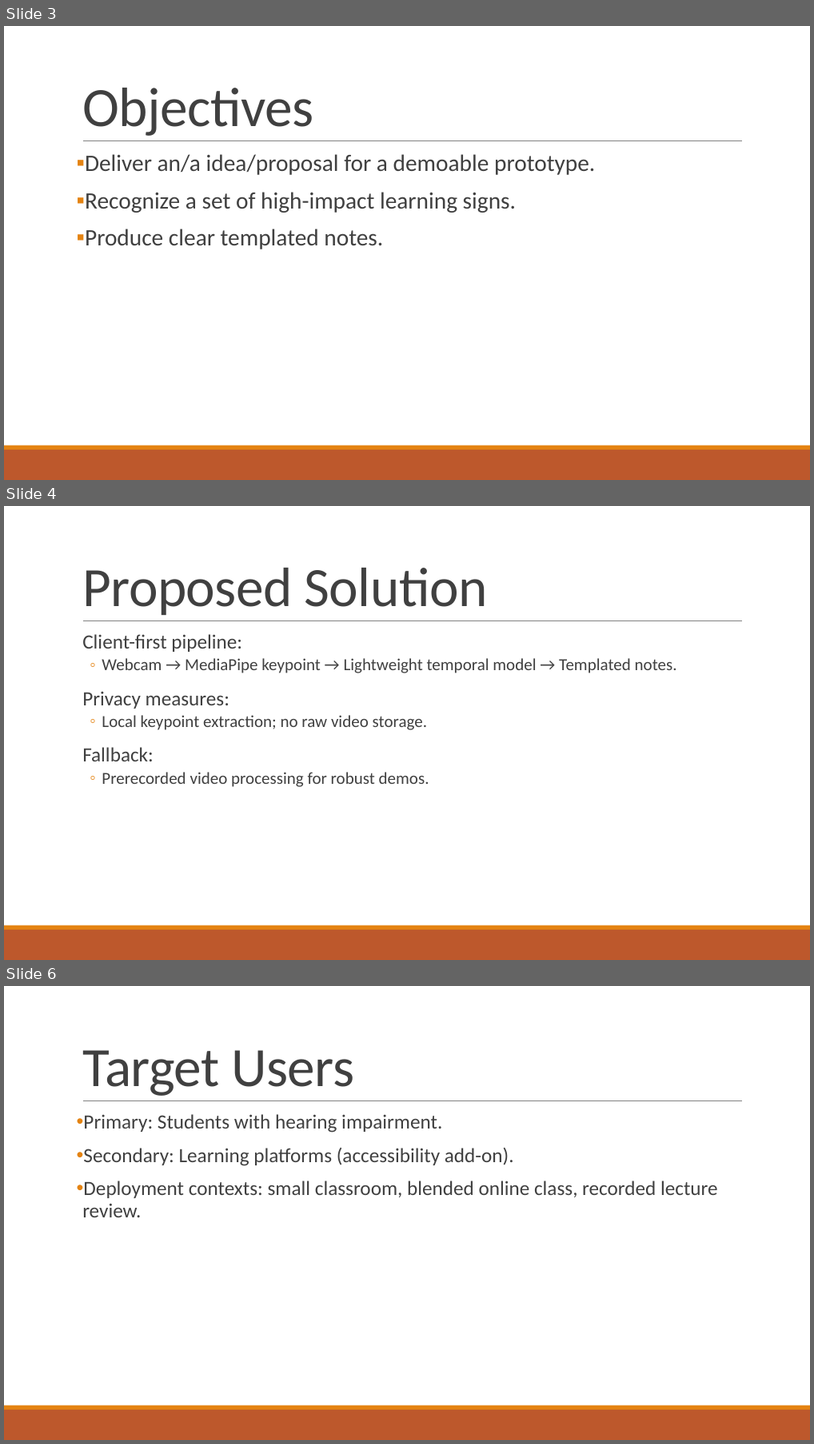
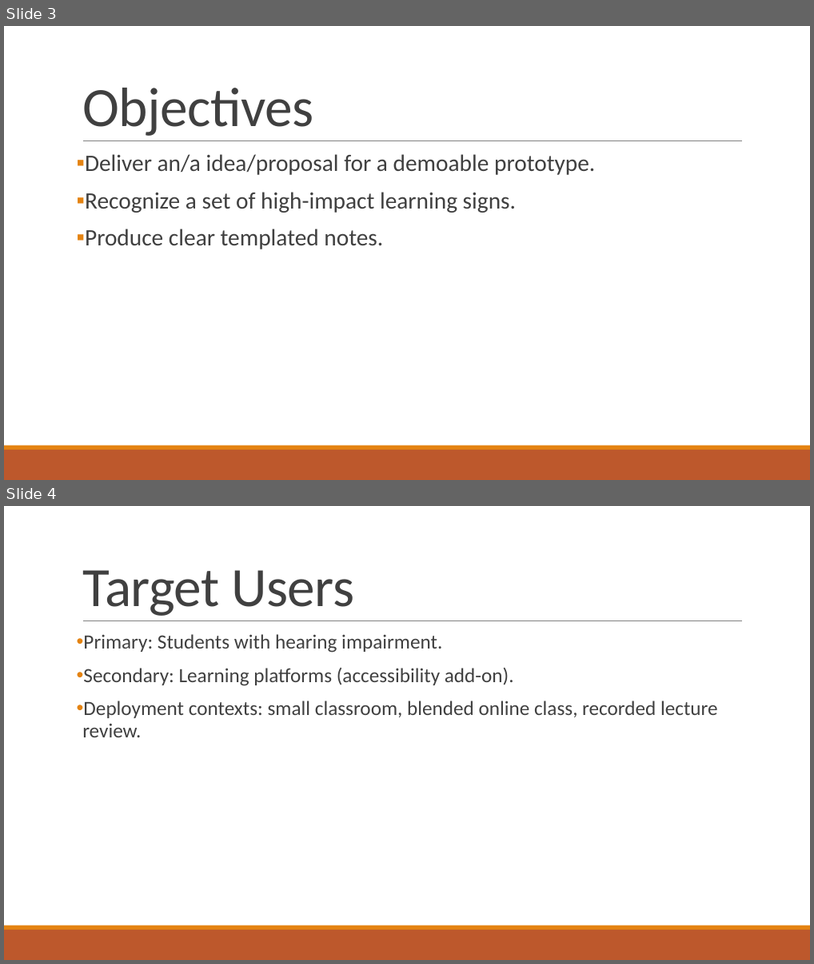
Before and after one commit to sanjaykn8/Sign2Note, a slide deck: Sign2Notes.pptx. Shown one above the other, each under a label of ours: slides 3, 4 and 6 before the commit, slides 3 and 4 after it; the slides between them are not shown. The pictures are 814x1444 and 814x964 pixels, drawn with LibreOffice and Linux fonts; fonts in the diff are those of the drawing. Boxes give left, top, right and bottom in pixels: in the first picture for what was removed or moved away, otherwise in the second. Text is boxed around its words. In the diff, an @@ line names an element or a change of style, - is before the commit and + after.

```diff
--- a/Sign2Notes.pptx
+++ b/Sign2Notes.pptx
@@ slide 4 removed at bbox=[4, 506, 810, 960], background #FFFFFF; not listed: 3 template elements that a slide beside it also shows @@
@@ title removed at bbox=[82, 568, 487, 615] @@
-Proposed Solution
@@ text removed at bbox=[82, 634, 678, 787] @@
-  Client-first pipeline:
-  ◦ Webcam → MediaPipe keypoint → Lightweight temporal model → Templated notes.
-  Privacy measures:
-  ◦ Local keypoint extraction; no raw video storage.
-  Fallback:
-  ◦ Prerecorded video processing for robust demos.
@@ what was slide 6 is now slide 4 @@
```
Also in this commit, not shown: 1 slide changed, 3 slides added, 3 other slides removed, 13 other files.
